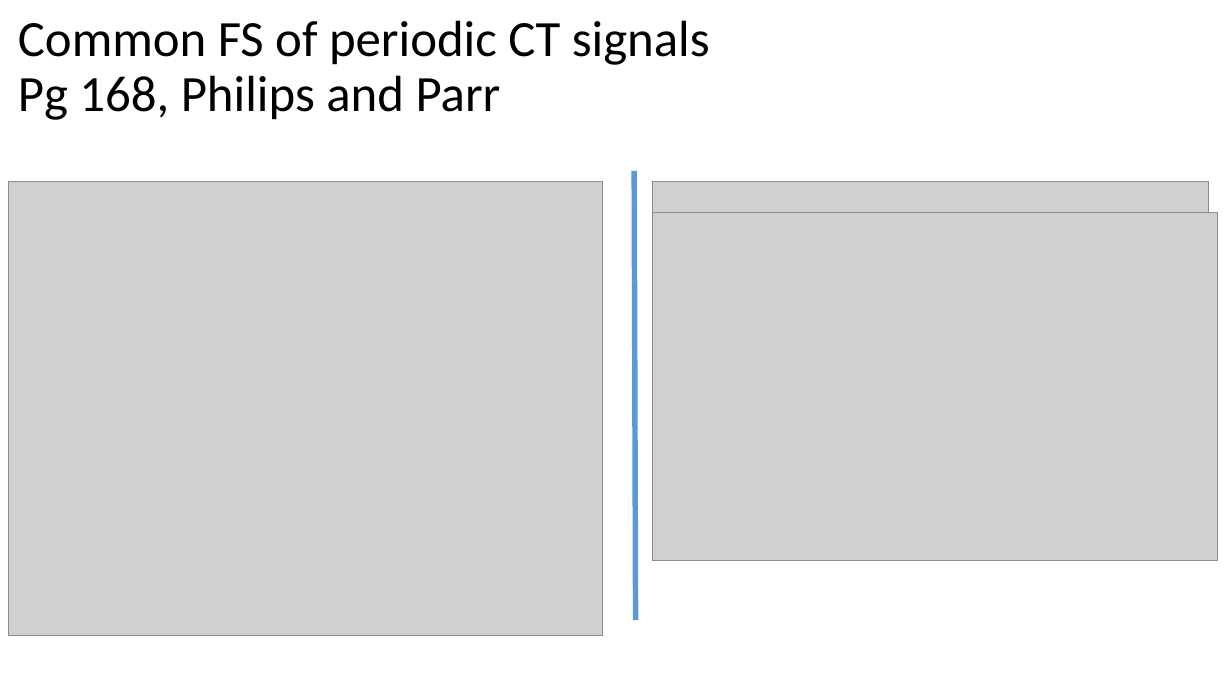
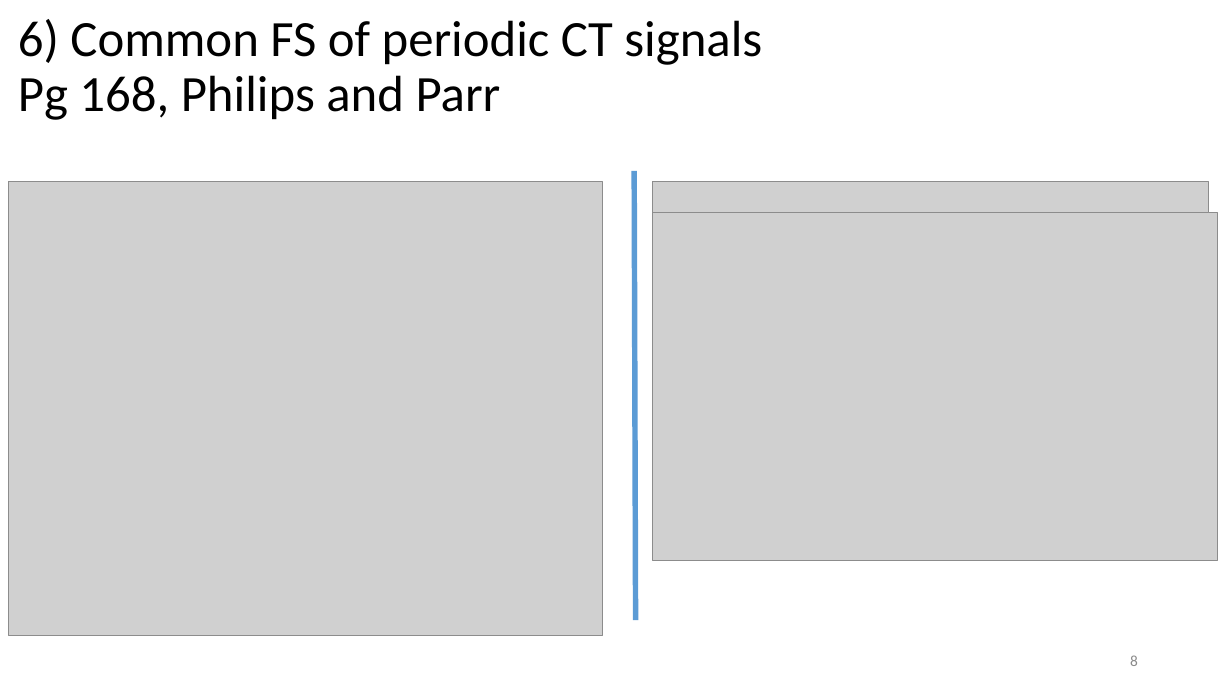
Before and after one commit to aseschng/DSP-Matlab-Fourier-Series, a slide deck: slide 8 of FourierIntro_v1_CES.pptx (slide 6 before the commit). Drawn at 1232x693 pixels with LibreOffice and Linux fonts; fonts in the diff are those of the drawing; grey boxes stand for pictures. Boxes give left, top, right and bottom in pixels: in the first picture for what was removed or moved away, otherwise in the second. Text is boxed around its words. In the diff, an @@ line names an element or a change of style, - is before the commit and + after.

```diff
--- a/FourierIntro_v1_CES.pptx
+++ b/FourierIntro_v1_CES.pptx
@@ title at [18,19,762,120]: text changed @@
-Common FS of periodic CT signals
-Pg 168, Philips and Parr
+6) Common FS of periodic CT signals
+Pg 168, Philips and Parr
@@ page number added at [1130,655,1138,666], 12 pt, text #8C8C8C @@
+8
```
Also in this commit, not shown: 7 other slides changed, 1 slide added, 2 other files.
